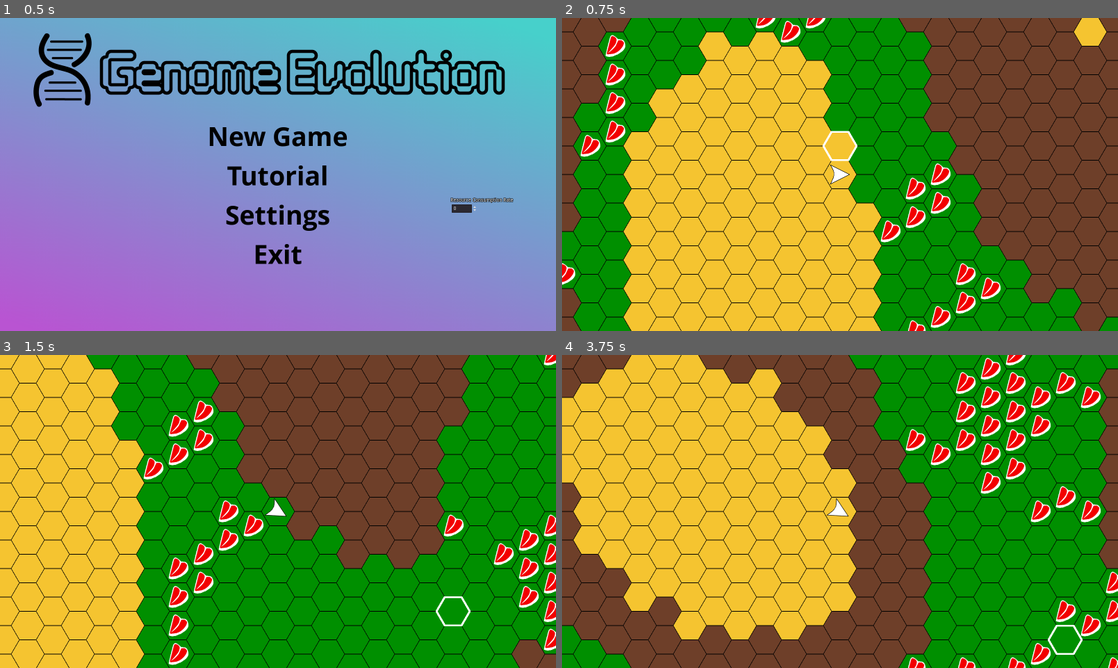
Above: before the commit, frames 1-4 (two rows, left to right).
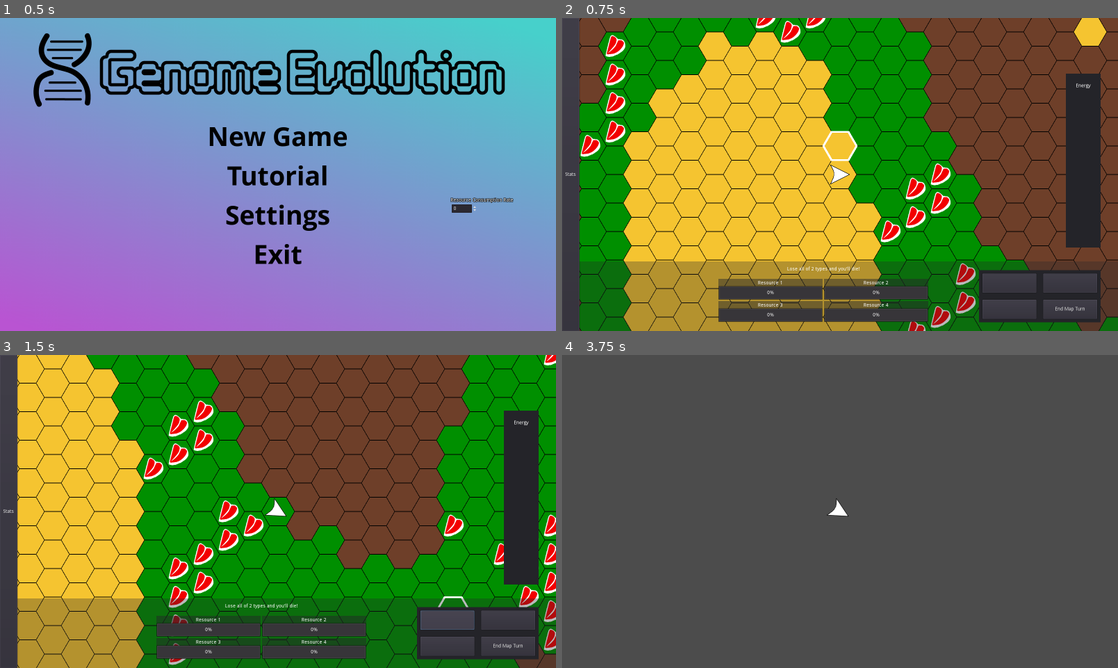
Above: after the commit, the same moments.

Repository: zachadel/GenomeEvolution
Game: Godot game, scene res://Scenes/Main.tscn
Two runs of this game, one before a commit and one after it. Both use one fixed random seed, a clock stepped at 60 frames per second and the inputs below.
Inputs (mouse positions are in pixels of both pictures, inside the frame that each line leads up to):
- Up to frame 1 (0.5 s): no input
- Up to frame 2 (0.75 s): click "New Game" at 0.5 s
- Up to frame 3 (1.5 s): click (444, 621) at 1.27 s
- Up to frame 4 (3.75 s): click (1067, 621) at 2.02 s; click (1006, 646) at 2.77 s; click (1067, 646) at 3.5 s, where only the run after the commit has a clickable "End Map Turn"

Frame 1 is identical in both runs. In frame 2, 27% of the frame differs, in the area x 0-100%, y 0-100%; in frame 3, 27%; in frame 4, 100%.

Commit message:
Began work on WorldMap UI and merging CardTable with WorldMap

Diff:
--- a/Scenes/WorldMap/WorldMap.tscn
+++ b/Scenes/WorldMap/WorldMap.tscn
@@ -1,9 +1,10 @@
-[gd_scene load_steps=5 format=2]
+[gd_scene load_steps=6 format=2]
 
 [ext_resource path="res://Scripts/WorldMap/WorldMap.gd" type="Script" id=1]
-[ext_resource path="res://Scenes/WorldMap/BiomeMap.tscn" type="PackedScene" id=2]
-[ext_resource path="res://Scenes/WorldMap/ResourceMap.tscn" type="PackedScene" id=3]
-[ext_resource path="res://Scenes/WorldMap/CursorHighlight.gd" type="Script" id=4]
+[ext_resource path="res://Scenes/WorldMap/WorldMap_UI.tscn" type="PackedScene" id=2]
+[ext_resource path="res://Scenes/WorldMap/BiomeMap.tscn" type="PackedScene" id=3]
+[ext_resource path="res://Scenes/WorldMap/ResourceMap.tscn" type="PackedScene" id=4]
+[ext_resource path="res://Scenes/WorldMap/CursorHighlight.gd" type="Script" id=5]
 
 [node name="WorldMap" type="Control"]
 margin_right = 1600.0
@@ -11,6 +12,8 @@
 size_flags_horizontal = 3
 size_flags_vertical = 3
 script = ExtResource( 1 )
+
+[node name="WorldMap_UI" parent="." instance=ExtResource( 2 )]
 
 [node name="MapCamera" type="Camera2D" parent="."]
 drag_margin_h_enabled = false
@@ -20,9 +23,10 @@
 drag_margin_right = 0.0
 drag_margin_bottom = 0.0
 
-[node name="BiomeMap" parent="." instance=ExtResource( 2 )]
+[node name="BiomeMap" parent="." instance=ExtResource( 3 )]
 
-[node name="ResourceMap" parent="." instance=ExtResource( 3 )]
+[node name="ResourceMap" parent="." instance=ExtResource( 4 )]
 
 [node name="CursorHighlight" type="Sprite" parent="."]
-script = ExtResource( 4 )
+script = ExtResource( 5 )
+[connection signal="end_map_pressed" from="WorldMap_UI" to="." method="_on_WorldMap_UI_end_map_pressed"]
--- a/Scenes/WorldMap/WorldMapOld.tscn
+++ b/Scenes/WorldMap/WorldMapOld.tscn
@@ -1,8 +1,7 @@
-[gd_scene load_steps=4 format=2]
+[gd_scene load_steps=3 format=2]
 
 [ext_resource path="res://Scripts/WorldMap/WorldMaptt.gd" type="Script" id=1]
-[ext_resource path="res://Scripts/WorldMap/UIPanel.gd" type="Script" id=2]
-[ext_resource path="res://Scripts/WorldMap/ResourceStatsPanel.gd" type="Script" id=3]
+[ext_resource path="res://Scenes/WorldMap/WorldMap_UI.tscn" type="PackedScene" id=2]
 
 [node name="WorldMapControl" type="Control"]
 anchor_left = 0.5
@@ -16,228 +15,4 @@
 mouse_filter = 1
 script = ExtResource( 1 )
 
-[node name="WorldMap_UI" type="CanvasLayer" parent="."]
-
-[node name="UIPanel" type="Panel" parent="WorldMap_UI"]
-self_modulate = Color( 1, 1, 1, 0.313726 )
-anchor_top = 1.0
-anchor_right = 1.0
-anchor_bottom = 1.0
-margin_top = -200.0
-script = ExtResource( 2 )
-
-[node name="GridContainer" type="GridContainer" parent="WorldMap_UI/UIPanel"]
-anchor_left = 0.5
-anchor_right = 0.5
-anchor_bottom = 1.0
-margin_left = -350.0
-margin_top = 50.0
-margin_right = 250.0
-margin_bottom = -26.0
-columns = 2
-
-[node name="ResPanel1" type="Panel" parent="WorldMap_UI/UIPanel/GridContainer"]
-self_modulate = Color( 1, 1, 1, 0.470588 )
-margin_right = 300.0
-margin_bottom = 60.0
-rect_min_size = Vector2( 300, 60 )
-
-[node name="Label" type="Label" parent="WorldMap_UI/UIPanel/GridContainer/ResPanel1"]
-anchor_right = 1.0
-margin_top = 5.0
-text = "Resource 1"
-align = 1
-valign = 1
-
-[node name="ProgressBar" type="ProgressBar" parent="WorldMap_UI/UIPanel/GridContainer/ResPanel1"]
-anchor_right = 1.0
-anchor_bottom = 1.0
-margin_top = 20.0
-rect_min_size = Vector2( 300, 40 )
-step = 1.0
-
-[node name="ResPanel2" type="Panel" parent="WorldMap_UI/UIPanel/GridContainer"]
-editor/display_folded = true
-self_modulate = Color( 1, 1, 1, 0.470588 )
-margin_left = 304.0
-margin_right = 604.0
-margin_bottom = 60.0
-rect_min_size = Vector2( 300, 60 )
-
-[node name="Label" type="Label" parent="WorldMap_UI/UIPanel/GridContainer/ResPanel2"]
-anchor_right = 1.0
-margin_top = 5.0
-text = "Resource 2"
-align = 1
-valign = 1
-
-[node name="ProgressBar" type="ProgressBar" parent="WorldMap_UI/UIPanel/GridContainer/ResPanel2"]
-anchor_right = 1.0
-anchor_bottom = 1.0
-margin_top = 20.0
-rect_min_size = Vector2( 300, 40 )
-step = 1.0
-
-[node name="ResPanel3" type="Panel" parent="WorldMap_UI/UIPanel/GridContainer"]
-editor/display_folded = true
-self_modulate = Color( 1, 1, 1, 0.470588 )
-margin_top = 64.0
-margin_right = 300.0
-margin_bottom = 124.0
-rect_min_size = Vector2( 300, 60 )
-
-[node name="Label" type="Label" parent="WorldMap_UI/UIPanel/GridContainer/ResPanel3"]
-anchor_right = 1.0
-margin_top = 5.0
-text = "Resource 3"
-align = 1
-valign = 1
-
-[node name="ProgressBar" type="ProgressBar" parent="WorldMap_UI/UIPanel/GridContainer/ResPanel3"]
-anchor_right = 1.0
-anchor_bottom = 1.0
-margin_top = 20.0
-rect_min_size = Vector2( 300, 40 )
-step = 1.0
-
-[node name="ResPanel4" type="Panel" parent="WorldMap_UI/UIPanel/GridContainer"]
-editor/display_folded = true
-self_modulate = Color( 1, 1, 1, 0.470588 )
-margin_left = 304.0
-margin_top = 64.0
-margin_right = 604.0
-margin_bottom = 124.0
-rect_min_size = Vector2( 300, 60 )
-
-[node name="Label" type="Label" parent="WorldMap_UI/UIPanel/GridContainer/ResPanel4"]
-anchor_right = 1.0
-margin_top = 5.0
-text = "Resource 4"
-align = 1
-valign = 1
-
-[node name="ProgressBar" type="ProgressBar" parent="WorldMap_UI/UIPanel/GridContainer/ResPanel4"]
-anchor_right = 1.0
-anchor_bottom = 1.0
-margin_top = 20.0
-rect_min_size = Vector2( 300, 40 )
-step = 1.0
-
-[node name="ActionsPanel" type="Panel" parent="WorldMap_UI/UIPanel"]
-editor/display_folded = true
-anchor_left = 1.0
-anchor_top = 1.0
-anchor_right = 1.0
-anchor_bottom = 1.0
-margin_left = -400.0
-margin_top = -175.0
-margin_right = -50.0
-margin_bottom = -25.0
-
-[node name="GridContainer" type="GridContainer" parent="WorldMap_UI/UIPanel/ActionsPanel"]
-anchor_right = 1.0
-anchor_bottom = 1.0
-margin_left = 10.0
-margin_top = 10.0
-margin_right = -10.0
-margin_bottom = -10.0
-custom_constants/vseparation = 20
-custom_constants/hseparation = 20
-columns = 2
-
-[node name="Move_Button" type="Button" parent="WorldMap_UI/UIPanel/ActionsPanel/GridContainer"]
-margin_right = 155.0
-margin_bottom = 55.0
-rect_min_size = Vector2( 150, 50 )
-size_flags_horizontal = 3
-size_flags_vertical = 3
-text = "Move"
-
-[node name="Energy_Button" type="Button" parent="WorldMap_UI/UIPanel/ActionsPanel/GridContainer"]
-margin_left = 175.0
-margin_right = 330.0
-margin_bottom = 55.0
-rect_min_size = Vector2( 150, 50 )
-size_flags_horizontal = 7
-size_flags_vertical = 7
-
-[node name="Button3" type="Button" parent="WorldMap_UI/UIPanel/ActionsPanel/GridContainer"]
-margin_top = 75.0
-margin_right = 155.0
-margin_bottom = 130.0
-rect_min_size = Vector2( 150, 50 )
-size_flags_horizontal = 7
-size_flags_vertical = 7
-
-[node name="Switch_Button" type="Button" parent="WorldMap_UI/UIPanel/ActionsPanel/GridContainer"]
-margin_left = 175.0
-margin_top = 75.0
-margin_right = 330.0
-margin_bottom = 130.0
-rect_min_size = Vector2( 150, 50 )
-size_flags_horizontal = 7
-size_flags_vertical = 7
-text = "End Map Turn"
-
-[node name="Warning" type="Label" parent="WorldMap_UI/UIPanel"]
-anchor_top = 0.5
-anchor_right = 0.5
-anchor_bottom = 1.0
-margin_left = 465.0
-margin_top = -85.0
-margin_right = 241.0
-margin_bottom = -171.0
-text = "Lose all of 2 types and you'll die!"
-align = 1
-
-[node name="ResourceStatsPanel" type="Panel" parent="WorldMap_UI"]
-margin_left = -250.0
-margin_right = 50.0
-margin_bottom = 900.0
-script = ExtResource( 3 )
-
-[node name="Tree" type="Tree" parent="WorldMap_UI/ResourceStatsPanel"]
-anchor_right = 1.0
-anchor_bottom = 1.0
-margin_right = -50.0
-
-[node name="Tween" type="Tween" parent="WorldMap_UI/ResourceStatsPanel"]
-
-[node name="Button" type="Button" parent="WorldMap_UI/ResourceStatsPanel"]
-anchor_right = 1.0
-anchor_bottom = 1.0
-margin_left = 250.0
-text = "Stats"
-
-[node name="EnergyBar" type="Panel" parent="WorldMap_UI"]
-anchor_left = 1.0
-anchor_top = 1.0
-anchor_right = 1.0
-anchor_bottom = 1.0
-margin_left = -150.0
-margin_top = -740.0
-margin_right = -50.0
-margin_bottom = -240.0
-
-[node name="Label" type="Label" parent="WorldMap_UI/EnergyBar"]
-margin_left = 10.0
-margin_top = 10.0
-margin_right = 90.0
-margin_bottom = 60.0
-text = "Energy"
-align = 1
-valign = 1
-
-[node name="VBoxContainer" type="VBoxContainer" parent="WorldMap_UI/EnergyBar"]
-margin_left = 10.0
-margin_top = 60.0
-margin_right = 90.0
-margin_bottom = 460.0
-grow_horizontal = 0
-alignment = 2
-[connection signal="player_done" from="." to="WorldMap_UI/UIPanel" method="_on_WorldMapControl_player_done"]
-[connection signal="player_done" from="." to="WorldMap_UI/ResourceStatsPanel" method="_on_WorldMapControl_player_done"]
-[connection signal="tiles_done" from="." to="WorldMap_UI/ResourceStatsPanel" method="_on_World_Map_Control_tiles_done"]
-[connection signal="pressed" from="WorldMap_UI/UIPanel/ActionsPanel/GridContainer/Move_Button" to="." method="_on_Move_Button_pressed"]
-[connection signal="pressed" from="WorldMap_UI/UIPanel/ActionsPanel/GridContainer/Switch_Button" to="." method="_on_Switch_Button_pressed"]
-[connection signal="pressed" from="WorldMap_UI/ResourceStatsPanel/Button" to="WorldMap_UI/ResourceStatsPanel" method="_on_Button_pressed"]
+[node name="WorldMap_UI" parent="." instance=ExtResource( 2 )]
--- /dev/null
+++ b/Scenes/WorldMap/WorldMap_UI.gd
@@ -0,0 +1,28 @@
+extends CanvasLayer
+
+signal end_map_pressed
+# Declare member variables here. Examples:
+# var a = 2
+# var b = "text"
+
+# Called when the node enters the scene tree for the first time.
+func _ready():
+	pass # Replace with function body.
+
+# Called every frame. 'delta' is the elapsed time since the previous frame.
+#func _process(delta):
+#	pass
+
+func hide():
+	$UIPanel.hide()
+	$ResourceStatsPanel.hide()
+	$EnergyBar.hide()
+
+func show():
+	$UIPanel.show()
+	$ResourceStatsPanel.show()
+	$EnergyBar.show()
+
+func _on_Switch_Button_pressed():
+	emit_signal("end_map_pressed")
+	pass # Replace with function body.
--- /dev/null
+++ b/Scenes/WorldMap/WorldMap_UI.tscn
@@ -0,0 +1,228 @@
+[gd_scene load_steps=4 format=2]
+
+[ext_resource path="res://Scenes/WorldMap/WorldMap_UI.gd" type="Script" id=1]
+[ext_resource path="res://Scripts/WorldMap/UIPanel.gd" type="Script" id=2]
+[ext_resource path="res://Scripts/WorldMap/ResourceStatsPanel.gd" type="Script" id=3]
+
+[node name="WorldMap_UI" type="CanvasLayer"]
+script = ExtResource( 1 )
+
+[node name="UIPanel" type="Panel" parent="."]
+editor/display_folded = true
+self_modulate = Color( 1, 1, 1, 0.313726 )
+anchor_top = 1.0
+anchor_right = 1.0
+anchor_bottom = 1.0
+margin_top = -200.0
+script = ExtResource( 2 )
+
+[node name="GridContainer" type="GridContainer" parent="UIPanel"]
+anchor_left = 0.5
+anchor_right = 0.5
+anchor_bottom = 1.0
+margin_left = -350.0
+margin_top = 50.0
+margin_right = 250.0
+margin_bottom = -26.0
+columns = 2
+
+[node name="ResPanel1" type="Panel" parent="UIPanel/GridContainer"]
+self_modulate = Color( 1, 1, 1, 0.470588 )
+margin_right = 300.0
+margin_bottom = 60.0
+rect_min_size = Vector2( 300, 60 )
+
+[node name="Label" type="Label" parent="UIPanel/GridContainer/ResPanel1"]
+anchor_right = 1.0
+margin_top = 5.0
+text = "Resource 1"
+align = 1
+valign = 1
+
+[node name="ProgressBar" type="ProgressBar" parent="UIPanel/GridContainer/ResPanel1"]
+anchor_right = 1.0
+anchor_bottom = 1.0
+margin_top = 20.0
+rect_min_size = Vector2( 300, 40 )
+step = 1.0
+
+[node name="ResPanel2" type="Panel" parent="UIPanel/GridContainer"]
+editor/display_folded = true
+self_modulate = Color( 1, 1, 1, 0.470588 )
+margin_left = 304.0
+margin_right = 604.0
+margin_bottom = 60.0
+rect_min_size = Vector2( 300, 60 )
+
+[node name="Label" type="Label" parent="UIPanel/GridContainer/ResPanel2"]
+anchor_right = 1.0
+margin_top = 5.0
+text = "Resource 2"
+align = 1
+valign = 1
+
+[node name="ProgressBar" type="ProgressBar" parent="UIPanel/GridContainer/ResPanel2"]
+anchor_right = 1.0
+anchor_bottom = 1.0
+margin_top = 20.0
+rect_min_size = Vector2( 300, 40 )
+step = 1.0
+
+[node name="ResPanel3" type="Panel" parent="UIPanel/GridContainer"]
+editor/display_folded = true
+self_modulate = Color( 1, 1, 1, 0.470588 )
+margin_top = 64.0
+margin_right = 300.0
+margin_bottom = 124.0
+rect_min_size = Vector2( 300, 60 )
+
+[node name="Label" type="Label" parent="UIPanel/GridContainer/ResPanel3"]
+anchor_right = 1.0
+margin_top = 5.0
+text = "Resource 3"
+align = 1
+valign = 1
+
+[node name="ProgressBar" type="ProgressBar" parent="UIPanel/GridContainer/ResPanel3"]
+anchor_right = 1.0
+anchor_bottom = 1.0
+margin_top = 20.0
+rect_min_size = Vector2( 300, 40 )
+step = 1.0
+
+[node name="ResPanel4" type="Panel" parent="UIPanel/GridContainer"]
+editor/display_folded = true
+self_modulate = Color( 1, 1, 1, 0.470588 )
+margin_left = 304.0
+margin_top = 64.0
+margin_right = 604.0
+margin_bottom = 124.0
+rect_min_size = Vector2( 300, 60 )
+
+[node name="Label" type="Label" parent="UIPanel/GridContainer/ResPanel4"]
+anchor_right = 1.0
+margin_top = 5.0
+text = "Resource 4"
+align = 1
+valign = 1
+
+[node name="ProgressBar" type="ProgressBar" parent="UIPanel/GridContainer/ResPanel4"]
+anchor_right = 1.0
+anchor_bottom = 1.0
+margin_top = 20.0
+rect_min_size = Vector2( 300, 40 )
+step = 1.0
+
+[node name="ActionsPanel" type="Panel" parent="UIPanel"]
+anchor_left = 1.0
+anchor_top = 1.0
+anchor_right = 1.0
+anchor_bottom = 1.0
+margin_left = -400.0
+margin_top = -175.0
+margin_right = -50.0
+margin_bottom = -25.0
+
+[node name="GridContainer" type="GridContainer" parent="UIPanel/ActionsPanel"]
+anchor_right = 1.0
+anchor_bottom = 1.0
+margin_left = 10.0
+margin_top = 10.0
+margin_right = -10.0
+margin_bottom = -10.0
+custom_constants/vseparation = 20
+custom_constants/hseparation = 20
+columns = 2
+
+[node name="Move_Button" type="Button" parent="UIPanel/ActionsPanel/GridContainer"]
+margin_right = 155.0
+margin_bottom = 55.0
+rect_min_size = Vector2( 150, 50 )
+size_flags_horizontal = 3
+size_flags_vertical = 3
+
+[node name="Energy_Button" type="Button" parent="UIPanel/ActionsPanel/GridContainer"]
+margin_left = 175.0
+margin_right = 330.0
+margin_bottom = 55.0
+rect_min_size = Vector2( 150, 50 )
+size_flags_horizontal = 7
+size_flags_vertical = 7
+
+[node name="Button3" type="Button" parent="UIPanel/ActionsPanel/GridContainer"]
+margin_top = 75.0
+margin_right = 155.0
+margin_bottom = 130.0
+rect_min_size = Vector2( 150, 50 )
+size_flags_horizontal = 7
+size_flags_vertical = 7
+
+[node name="Switch_Button" type="Button" parent="UIPanel/ActionsPanel/GridContainer"]
+margin_left = 175.0
+margin_top = 75.0
+margin_right = 330.0
+margin_bottom = 130.0
+rect_min_size = Vector2( 150, 50 )
+size_flags_horizontal = 7
+size_flags_vertical = 7
+text = "End Map Turn"
+
+[node name="Warning" type="Label" parent="UIPanel"]
+anchor_top = 0.5
+anchor_right = 0.5
+anchor_bottom = 1.0
+margin_left = 465.0
+margin_top = -85.0
+margin_right = 241.0
+margin_bottom = -171.0
+text = "Lose all of 2 types and you'll die!"
+align = 1
+
+[node name="ResourceStatsPanel" type="Panel" parent="."]
+editor/display_folded = true
+margin_left = -250.0
+margin_right = 50.0
+margin_bottom = 900.0
+script = ExtResource( 3 )
+
+[node name="Tree" type="Tree" parent="ResourceStatsPanel"]
+anchor_right = 1.0
+anchor_bottom = 1.0
+margin_right = -50.0
+
+[node name="Tween" type="Tween" parent="ResourceStatsPanel"]
+
+[node name="Stats" type="Button" parent="ResourceStatsPanel"]
+anchor_right = 1.0
+anchor_bottom = 1.0
+margin_left = 250.0
+text = "Stats"
+
+[node name="EnergyBar" type="Panel" parent="."]
+anchor_left = 1.0
+anchor_top = 1.0
+anchor_right = 1.0
+anchor_bottom = 1.0
+margin_left = -150.0
+margin_top = -740.0
+margin_right = -50.0
+margin_bottom = -240.0
+
+[node name="Label" type="Label" parent="EnergyBar"]
+margin_left = 10.0
+margin_top = 10.0
+margin_right = 90.0
+margin_bottom = 60.0
+text = "Energy"
+align = 1
+valign = 1
+
+[node name="VBoxContainer" type="VBoxContainer" parent="EnergyBar"]
+margin_left = 10.0
+margin_top = 60.0
+margin_right = 90.0
+margin_bottom = 460.0
+grow_horizontal = 0
+alignment = 2
+[connection signal="pressed" from="UIPanel/ActionsPanel/GridContainer/Switch_Button" to="." method="_on_Switch_Button_pressed"]
+[connection signal="pressed" from="ResourceStatsPanel/Stats" to="ResourceStatsPanel" method="_on_Stats_pressed"]
--- a/Scripts/Main.gd
+++ b/Scripts/Main.gd
@@ -9,7 +9,7 @@
 var gstate = GSTATE.TITLE
 var state_label = ["Title", "Map", "Table"]
 
-var chunk_size = 64
+var chunk_size = 36
 
 #Players will never be scene in the editor as a child node
 #They are passed around and implicitly defined as children
@@ -24,6 +24,7 @@
 	$MainMenu.show()
 
 	$WorldMap.hide()
+	$WorldMap/WorldMap_UI.hide()
 
 #	$Canvas_CardTable.hide()
 
@@ -74,17 +75,18 @@
 
 	#This order enables the WorldMap to make its camera the current one
 	$WorldMap.show()
+	$WorldMap/WorldMap_UI.show()
 	$WorldMap.setup(randi(), randi(), randi(), chunk_size, first_player)
 
+func _on_WorldMap_end_map_turn():
+	$WorldMap.hide()
+
+	pass # Replace with function body.
 
 func _on_WorldMap_change_to_main_menu():
 	$WorldMap.hide()
 	$MainMenu.show()
 
-	pass # Replace with function body.
-
-
-func _on_WorldMap_end_map_turn():
 	pass # Replace with function body.
 
 ############################MULTIPLAYER HANDLING###############################
--- a/Scripts/Player/Player.gd
+++ b/Scripts/Player/Player.gd
@@ -82,8 +82,3 @@
 #		ndices_array.append([i, res_rarity, amount])
 #	check_if_resources()
 #	return ndices_array
-
-
-
-func _exit_tree():
-	Game.current_players -= 1
--- a/Scripts/WorldMap/ResourceStatsPanel.gd
+++ b/Scripts/WorldMap/ResourceStatsPanel.gd
@@ -26,7 +26,7 @@
 #		for j in range(1, 11):
 #			res_tree[i][j].set_text(0, "Sub-Resource " + String(i) + "-" + String(j) + ": " + String(player.curr_tile.resource_2d_array[i][j - 1]))
 
-func _on_Button_pressed():
+func _on_Stats_pressed():
 	if hidden:
 		tween_node.interpolate_property(self, "rect_position", get_position(), Vector2(0, 0), 0.5, Tween.TRANS_CUBIC, Tween.EASE_IN_OUT)
 		tween_node.start()
@@ -35,8 +35,3 @@
 		tween_node.interpolate_property(self, "rect_position", get_position(), Vector2(-250, 0), 0.5, Tween.TRANS_CUBIC, Tween.EASE_IN_OUT)
 		tween_node.start()
 		hidden = true
-	print(hidden)
-
-
-func _on_WorldMapControl_player_done():
-	player = get_tree().get_root().get_node("Control/WorldMap/Player")
--- a/Scripts/WorldMap/UIPanel.gd
+++ b/Scripts/WorldMap/UIPanel.gd
@@ -11,6 +11,3 @@
 #	for i in range(1, 5):
 #		var res_string = "GridContainer/ResPanel" + str(i) + "/ProgressBar"
 #		get_node(res_string).value = player.organism.resources[i - 1]
-
-func _on_WorldMapControl_player_done():
-	player = get_tree().get_root().get_node("Control/WorldMap/Player")
--- a/Scripts/WorldMap/WorldMap.gd
+++ b/Scripts/WorldMap/WorldMap.gd
@@ -57,7 +57,6 @@
 #
 #	current_player = load("res://Scenes/Player/Player.tscn").instance()
 #	current_player.position = $BiomeMap.map_to_world($BiomeMap.world_to_map(default_start)) + tile_sprite_size / 2 + player_sprite_offset
-#	add_child(current_player)
 #
 #	$MapCamera.position = current_player.position
 #
@@ -277,3 +276,8 @@
 	hex_coords[1] = cube_z + (cube_x - (cube_x % 2)) / 2
 
 	return hex_coords
+
+func _on_WorldMap_UI_end_map_pressed():
+	emit_signal("end_map_turn")
+	$WorldMap_UI.hide()
+	pass # Replace with function body.
